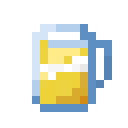
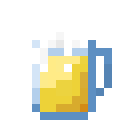
Before/after of a 128 × 128 layered artwork. What changed in the layer stack:
showed "Layer #2", painted on it over [32, 24, 88, 72]
hid "Layer #1", painted on it over [40, 56, 88, 88]
painted on "charged_tonic.png" over [32, 24, 112, 120]
unmasked "Layer Group" over [40, 40, 88, 112]
painted on "Layer" over [40, 48, 88, 112]
showed "Layer copy", painted on it over [40, 40, 88, 112]
